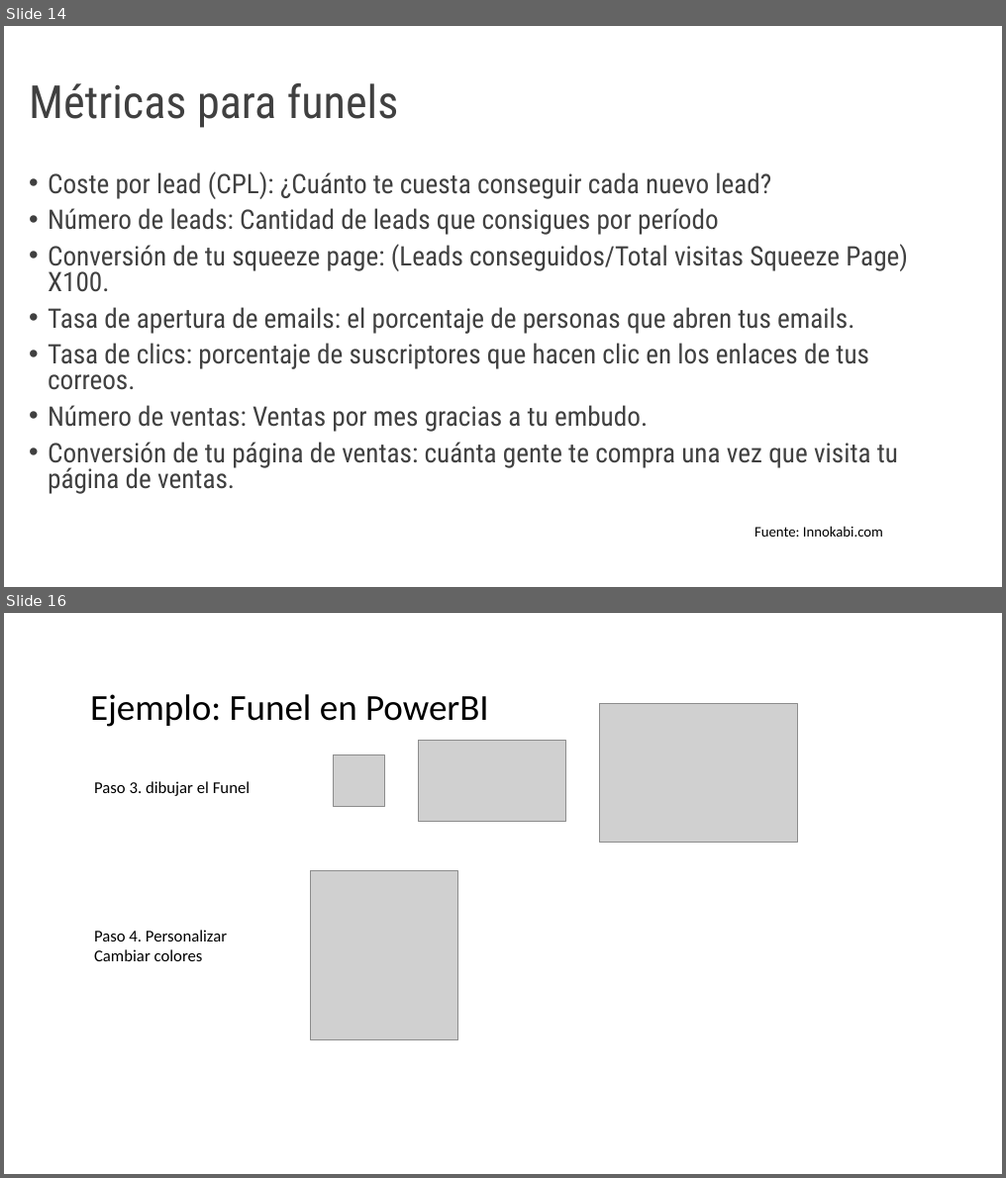
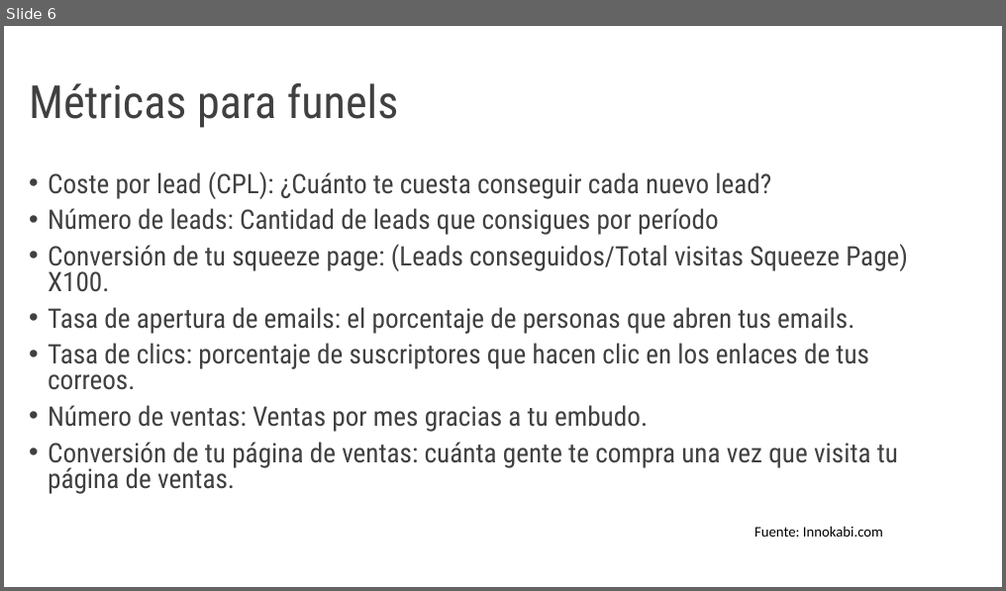
Before and after one commit to CesarLopez-Profe/EstrategiasEmpresariales, a slide deck: Diapositivas/2_OKRs_Funeles.pptx. Shown one above the other, each under a label of ours: slides 14 and 16 before the commit, slide 6 after it; the slides between them are not shown. The pictures are 1006x1178 and 1006x591 pixels, drawn with LibreOffice and Linux fonts; fonts in the diff are those of the drawing; grey boxes stand for pictures; background and template pictures are left out. Boxes give left, top, right and bottom in pixels: in the first picture for what was removed or moved away, otherwise in the second. Text is boxed around its words. In the diff, an @@ line names an element or a change of style, - is before the commit and + after.

```diff
--- a/Diapositivas/2_OKRs_Funeles.pptx
+++ b/Diapositivas/2_OKRs_Funeles.pptx
@@ slide 16 removed at bbox=[4, 613, 1002, 1174], background picture (left out) @@
@@ text removed at bbox=[90, 694, 489, 727] @@
-Ejemplo: Funel en PowerBI
@@ picture removed at bbox=[599, 704, 798, 843] @@
@@ picture removed at bbox=[334, 756, 385, 807] @@
@@ picture removed at bbox=[419, 741, 565, 820] @@
@@ text removed at bbox=[94, 781, 250, 796] @@
-Paso 3. dibujar el Funel
@@ picture removed at bbox=[311, 871, 458, 1042] @@
@@ text removed at bbox=[94, 930, 227, 961] @@
-Paso 4. Personalizar Cambiar colores
@@ what was slide 14 is now slide 6 @@
```
Also in this commit, not shown: 1 slide changed, 2 slides added, 1 other slide removed, 3 other files.
